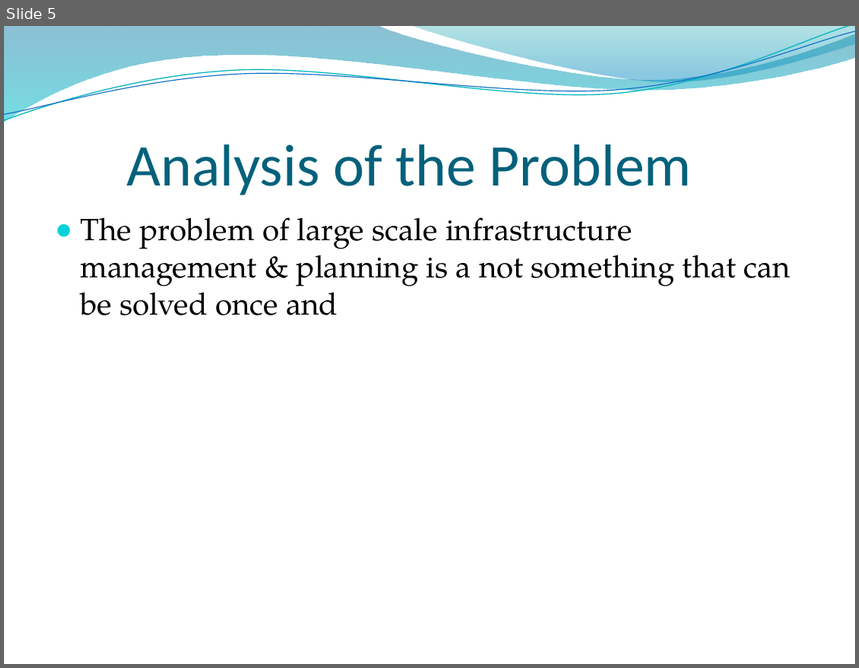
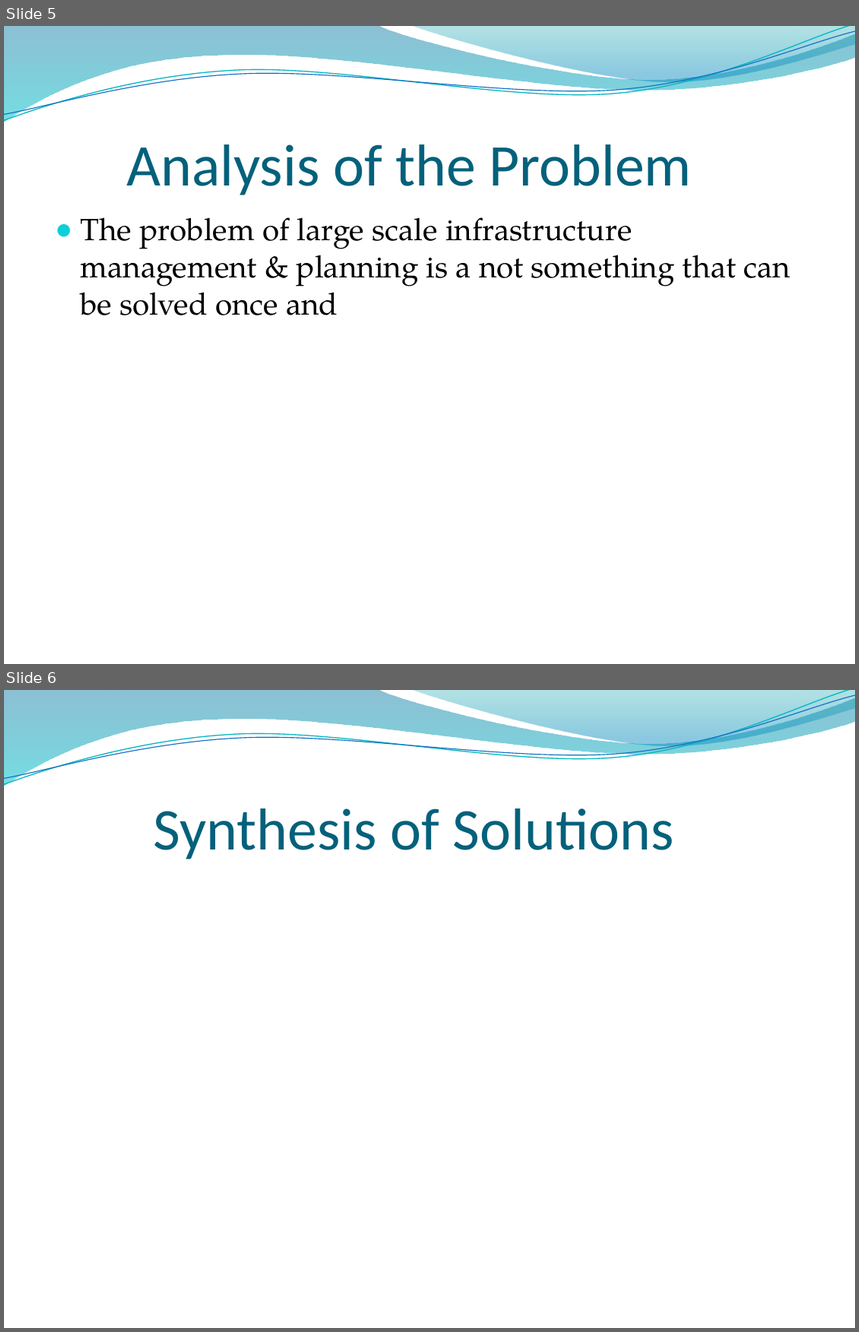
Before and after one commit to ksrikar1234/Mechanical-Engineering, a slide deck: project/Analysis of civilian infrastructure management across the world.pptx. Shown one above the other, each under a label of ours: slide 5 before the commit, slides 5 and 6 after it. The pictures are 859x668 and 859x1332 pixels, drawn with LibreOffice and Linux fonts; fonts in the diff are those of the drawing; background and template pictures are left out. Boxes give left, top, right and bottom in pixels: in the first picture for what was removed or moved away, otherwise in the second. Text is boxed around its words. In the diff, an @@ line names an element or a change of style, - is before the commit and + after.

```diff
--- a/project/Analysis of civilian infrastructure management across the world.pptx
+++ b/project/Analysis of civilian infrastructure management across the world.pptx
@@ slide 6 added at box(4, 690, 855, 1328), background picture (left out); not listed: 4 template elements that a slide beside it also shows @@
@@ title added at box(154, 809, 674, 859), 50 pt, text #04617B @@
+Synthesis of Solutions
```
Also in this commit, not shown: 9 other slides added, 10 slides removed.
